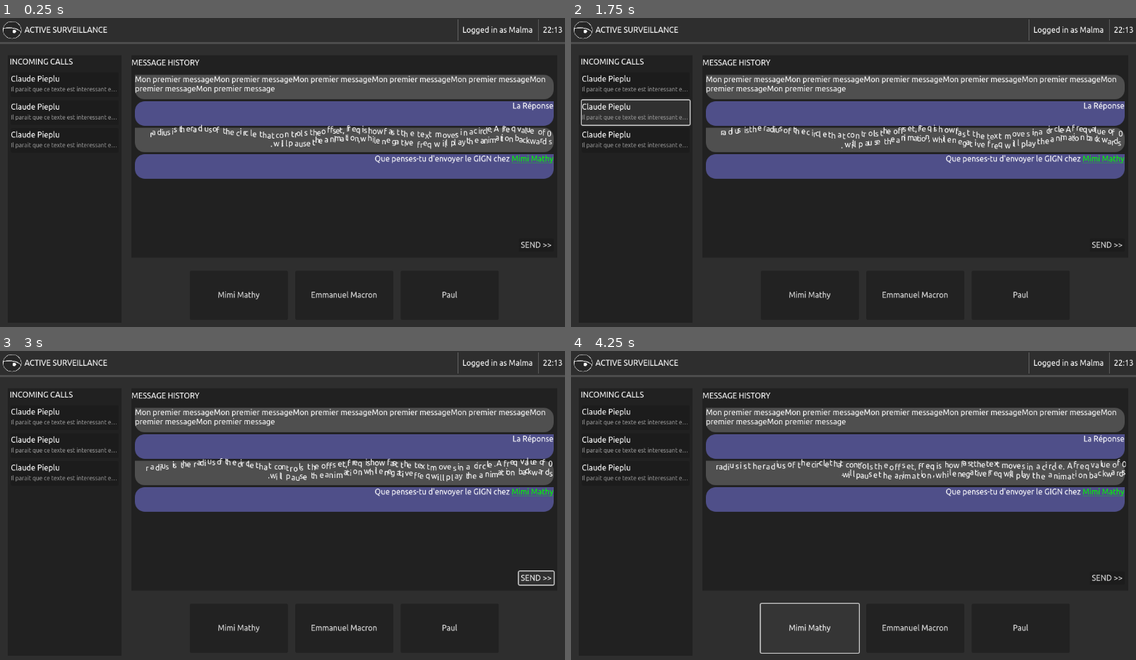
Above: before the commit, frames 1-4 (two rows, left to right).
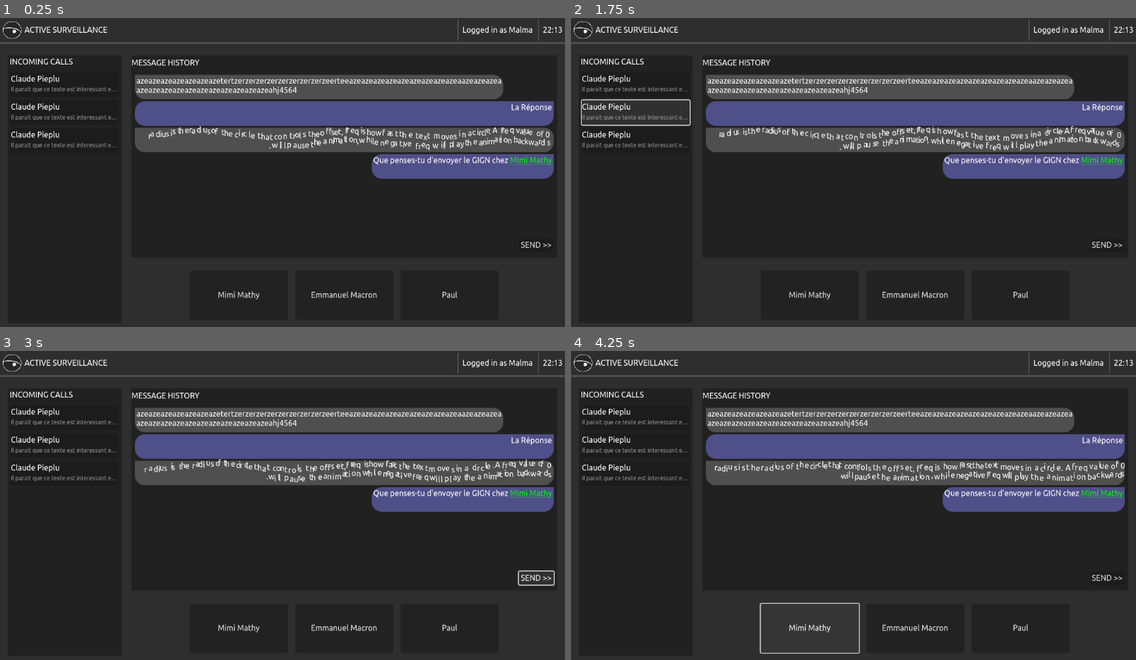
Above: after the commit, the same moments.

Repository: Mastoast/LDJam53
Game: Godot game, scene res://scenes/screen.tscn
Two runs of this game, one before a commit and one after it. Both use one fixed random seed, a clock stepped at 60 frames per second and the inputs below.
Inputs (mouse positions are in pixels of both pictures, inside the frame that each line leads up to):
- Up to frame 1 (0.25 s): no input
- Up to frame 2 (1.75 s): click (633, 85) at 0.5 s; click (633, 113) at 1.25 s
- Up to frame 3 (3 s): click (62, 474) at 2 s; click "SEND >>" at 2.75 s
- Up to frame 4 (4.25 s): click "Mimi Mathy" at 3.5 s

The runs differ from the first frame. In frame 1, 7.6% of the frame differs, in the area x 23-98%, y 18-53%; in frame 2, 7.6%; in frame 3, 7.6%; in frame 4, 7.6%, in the area x 23-99%, y 18-53%.

Commit message:
better messages

Diff:
--- a/scenes/screen.tscn
+++ b/scenes/screen.tscn
@@ -204,12 +204,19 @@
 size_flags_vertical = 3
 
 [node name="RichTextLabel" type="RichTextLabel" parent="VBoxContainer/desktop/message_window/MarginContainer/ScrollContainer/message_list"]
-custom_minimum_size = Vector2(0, 50)
-layout_mode = 2
+clip_contents = false
+custom_minimum_size = Vector2(0, 50)
+layout_mode = 2
+size_flags_horizontal = 0
 theme_override_styles/normal = ExtResource("7_foobo")
-text = "Mon premier messageMon premier messageMon premier messageMon premier messageMon premier messageMon premier messageMon premier message"
-fit_content = true
-scroll_active = false
+bbcode_enabled = true
+text = "azeazeazeazeazeazeazetertzerzerzerzerzerzerzerzerzeerteeazeazeazeazeazeazeazeazeazeaazeazeazea
+azeazeazeazeazeazeazeazeazeazeazeahj4564
+"
+fit_content = true
+scroll_active = false
+autowrap_mode = 0
+shortcut_keys_enabled = false
 text_direction = 1
 
 [node name="RichTextLabel2" type="RichTextLabel" parent="VBoxContainer/desktop/message_window/MarginContainer/ScrollContainer/message_list"]
@@ -233,13 +240,17 @@
 text_direction = 2
 
 [node name="RichTextLabel6" type="RichTextLabel" parent="VBoxContainer/desktop/message_window/MarginContainer/ScrollContainer/message_list"]
-custom_minimum_size = Vector2(0, 50)
-layout_mode = 2
+clip_contents = false
+custom_minimum_size = Vector2(0, 50)
+layout_mode = 2
+size_flags_horizontal = 8
 theme_override_styles/normal = ExtResource("8_y2fuy")
 bbcode_enabled = true
 text = "Que penses-tu d'envoyer le GIGN chez [color=green][url=print]Mimi Mathy[/url][/color]"
 fit_content = true
 scroll_active = false
+autowrap_mode = 0
+shortcut_keys_enabled = false
 text_direction = 2
 
 [node name="send_button" type="Button" parent="VBoxContainer/desktop/message_window/MarginContainer/ScrollContainer/message_list"]
--- a/themes/message_received.tres
+++ b/themes/message_received.tres
@@ -1,6 +1,10 @@
 [gd_resource type="StyleBoxFlat" format=3 uid="uid://c5qo0bgf6xoa1"]
 
 [resource]
+content_margin_left = 3.0
+content_margin_top = 3.0
+content_margin_right = 3.0
+content_margin_bottom = 3.0
 bg_color = Color(0.309804, 0.309804, 0.309804, 1)
 corner_radius_top_right = 20
 corner_radius_bottom_right = 20
--- a/themes/message_sent.tres
+++ b/themes/message_sent.tres
@@ -1,6 +1,10 @@
 [gd_resource type="StyleBoxFlat" format=3 uid="uid://dux41o3gl3vij"]
 
 [resource]
+content_margin_left = 3.0
+content_margin_top = 3.0
+content_margin_right = 3.0
+content_margin_bottom = 3.0
 bg_color = Color(0.309804, 0.309804, 0.537255, 1)
 corner_radius_top_left = 20
 corner_radius_bottom_right = 20
